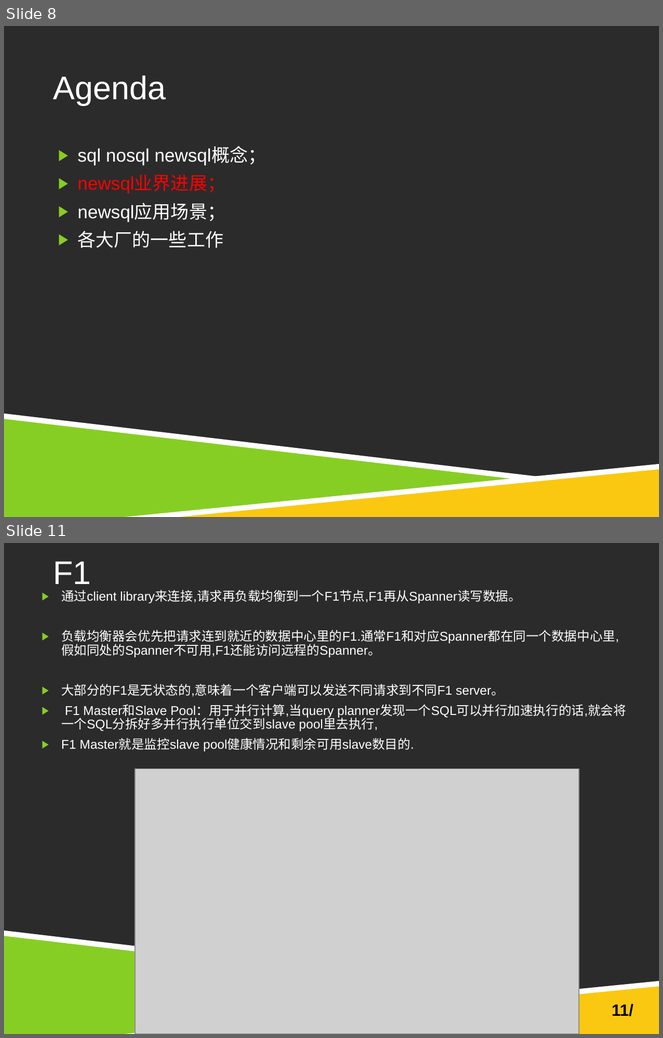
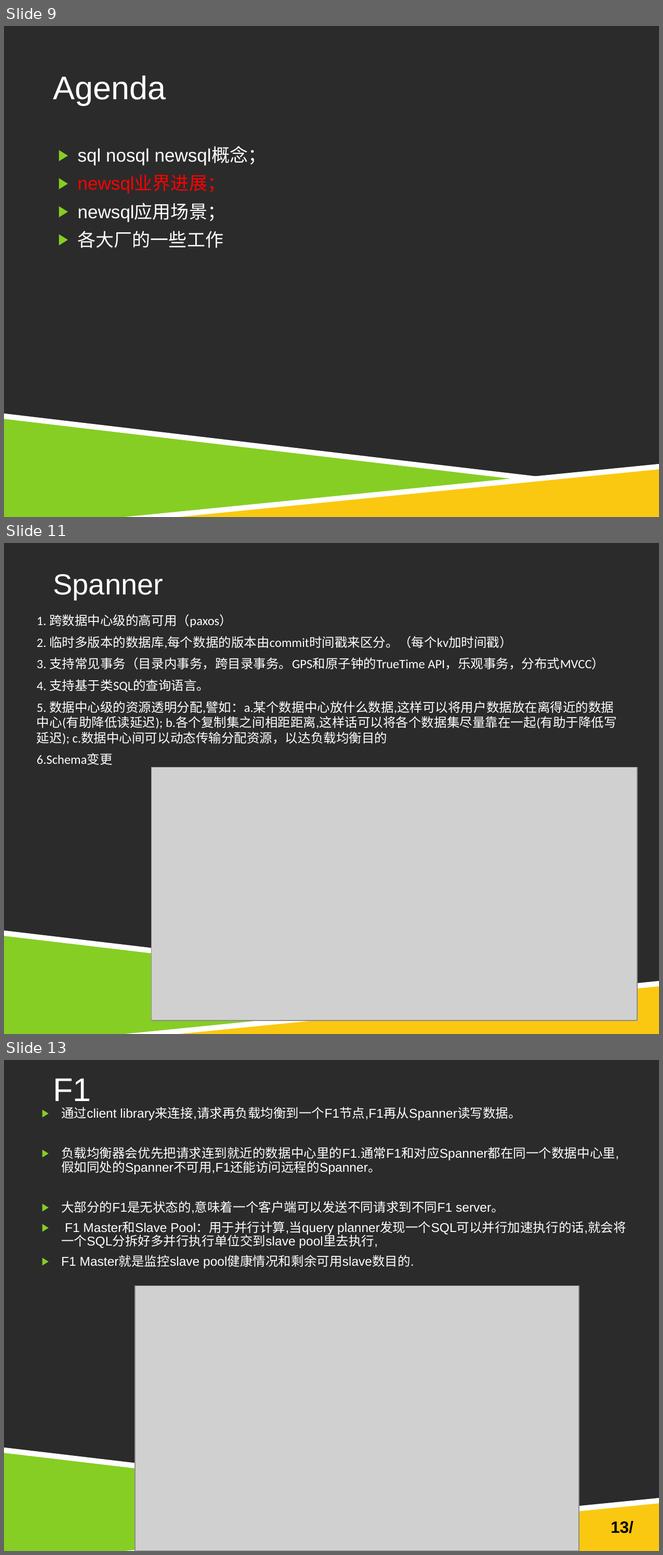
Before and after one commit to wisehead/techblog, a slide deck: database/newSQL/NewSQL.ppt. Shown one above the other, each under a label of ours: slides 8 and 11 before the commit, slides 9, 11 and 13 after it; the slides between them are not shown. The pictures are 663x1038 and 663x1555 pixels, drawn with LibreOffice and Linux fonts; fonts in the diff are those of the drawing; grey boxes stand for pictures; background and template pictures are left out; a plain dark background stands for a picture behind light text. Boxes give left, top, right and bottom in pixels: in the first picture for what was removed or moved away, otherwise in the second. Text is boxed around its words. In the diff, an @@ line names an element or a change of style, - is before the commit and + after.

```diff
--- a/database/newSQL/NewSQL.ppt
+++ b/database/newSQL/NewSQL.ppt
@@ slide 11 added at <box>4,543,659,1034</box>, background picture (left out); not listed: 4 template elements that a slide beside it also shows @@
@@ title added at <box>53,574,163,600</box>, 32 pt, text #FFFFFF @@
+Spanner
@@ text added at <box>37,614,617,765</box>, 14 pt, text #FFFFFF @@
+1. 跨数据中心级的高可用（paxos）
+2. 临时多版本的数据库,每个数据的版本由commit时间戳来区分。（每个kv加时间戳）
+3. 支持常见事务（目录内事务，跨目录事务。GPS和原子钟的TrueTime API，乐观事务，分布式MVCC）
+4. 支持基于类SQL的查询语言。
+5. 数据中心级的资源透明分配,譬如：a.某个数据中心放什么数据,这样可以将用户数据放在离得近的数据中心(有助降低读延迟); b.各个复制集之间相距距离,这样话可以将各个数据集尽量靠在一起(有助于降低写延迟); c.数据中心间可以动态传输分配资源，以达负载均衡目的
+6.Schema变更
@@ picture added at <box>152,767,637,1021</box> @@
@@ page number added at <box>467,994,634,1020</box>, 18 pt, text #000000, bold @@
+11/
@@ what was slide 8 is now slide 9 @@
@@ what was slide 11 is now slide 13 @@
@@ page number at <box>611,1521,634,1534</box>: text changed @@
-11/
+13/
```
Also in this commit, not shown: 5 slides changed, 2 other slides added, 2 slides removed, 2 other files.
